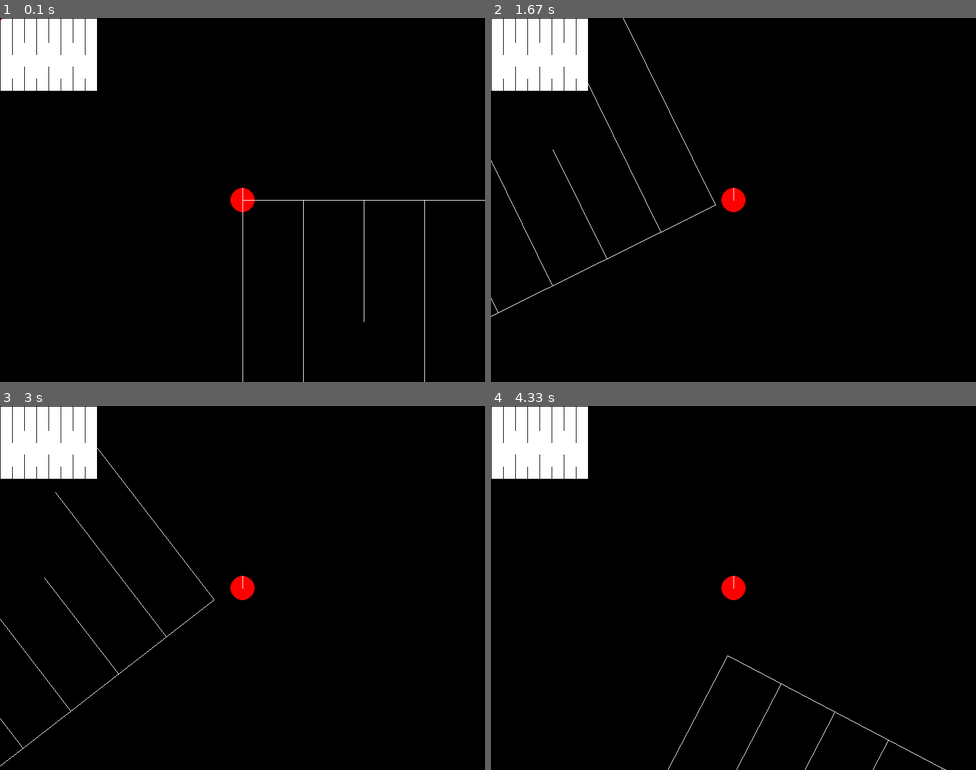
Above: before the commit, frames 1-4 (two rows, left to right).
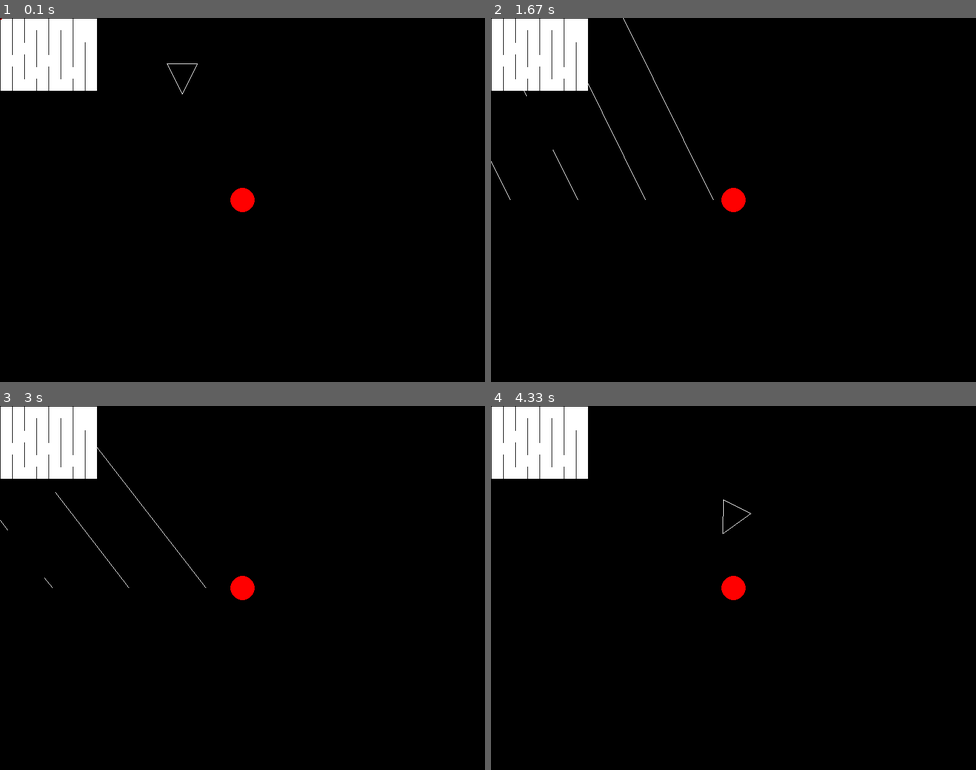
Above: after the commit, the same moments.

Repository: matia6170/Simple3dEngine
Game: pygame game, started from pygametest.py
The game is run twice, just before and just after one commit, with the same random seed, the same clock (stepped at 60 frames per second) and the same inputs.
Inputs:
- Up to frame 1 (0.1 s): no input
- Up to frame 2 (1.67 s): hold Right 0.33-0.8 s; hold Right 0.83-1.3 s; hold D 0.83-1.3 s; hold Left from 1.33 s (still down); hold A from 1.33 s (still down)
- Up to frame 3 (3 s): release Left at 1.87 s; release A at 1.87 s; hold Left 1.9-2.3 s; hold A 1.9-2.3 s; hold Right 2.33-2.97 s; hold D 2.33-2.97 s
- Up to frame 4 (4.33 s): hold Left 3-3.47 s; hold A 3-3.47 s; hold Right 3.5-3.97 s; hold D 3.5-3.97 s; hold Right from 4 s (still down); hold D from 4 s (still down)

The runs differ from the first frame. In frame 1, 0.4% of the frame differs, in the area x 2-100%, y 0-100%; in frame 2, 0.3%; in frame 3, 0.3%; in frame 4, 0.3%.

Commit message:
added clipping and minimap

Diff:
--- a/objects.py
+++ b/objects.py
@@ -3,7 +3,7 @@
 import pygame
 
 class Vector:
-    def __init__(self, x, y):
+    def __init__(self, x=0, y=0):
         self.x = x
         self.y = y
     def __str__(self):
@@ -22,6 +22,14 @@
         if not isinstance(scalar, (int)):
             raise TypeError("Unsupported operand type for *")
         return Point(self.x * scalar, self.y * scalar)
+    def set(self, x, y):
+        self.x = x
+        self.y = y
+    def set(self, other):
+        if not isinstance(other, Point):
+            raise TypeError("Unsupported operand type for set")
+        self.x = other.x
+        self.y = other.y
 
     def multiply(self, scalar):
         self.x *= scalar
@@ -73,7 +81,7 @@
 
 
 class Point(Vector):
-    def __init__(self, x, y):
+    def __init__(self, x=0, y=0):
         super().__init__(x, y)
     def angle(self):
         return atan2(self.y, self.x)
--- a/pygametest.py
+++ b/pygametest.py
@@ -35,25 +35,32 @@
     # Wall(Point(0, 100), Point(100, 100)),
     # Wall(Point(100, 100), Point(100, 0)),
     # Wall(Point(100, 0), Point(0, 0)),
-    # # Triangle
-    # Wall(Point(-100, -175), Point(-125, -225)),  # Top to bottom left
-    # Wall(Point(-125, -225), Point(-75, -225)),  # Bottom left to bottom right
-    # Wall(Point(-75, -225), Point(-100, -175))  # Bottom right to top
+    # Triangle
+    Wall(Point(-100, -175), Point(-125, -225)),  # Top to bottom left
+    Wall(Point(-125, -225), Point(-75, -225)),  # Bottom left to bottom right
+    Wall(Point(-75, -225), Point(-100, -175)),  # Bottom right to top
 
 
     # # Outer walls
-    # Wall(Point(0, 0), Point(0, 600)),
-    # Wall(Point(0, 600), Point(800, 600)),
-    # Wall(Point(800, 600), Point(800, 0)),
+    # Wall(Point(0, 0), Point(0, 800)),
+    # Wall(Point(0, 800), Point(800, 800)),
+    # Wall(Point(800, 800), Point(800, 0)),
     # Wall(Point(800, 0), Point(0, 0)),
     # # Maze walls
-    # Wall(Point(100, 0), Point(100, 500)),
-    # Wall(Point(200, 100), Point(200, 600)),
-    # Wall(Point(300, 0), Point(300, 500)),
-    # Wall(Point(400, 100), Point(400, 600)),
-    # Wall(Point(500, 0), Point(500, 500)),
-    # Wall(Point(600, 100), Point(600, 600)),
-    # Wall(Point(700, 0), Point(700, 500)),
+    # Wall(Point(100, 0), Point(100, 300)),
+    # Wall(Point(100, 500), Point(100, 800)),
+    # Wall(Point(200, 0), Point(200, 200)),
+    # Wall(Point(200, 400), Point(200, 800)),
+    # Wall(Point(300, 0), Point(300, 300)),
+    # Wall(Point(300, 500), Point(300, 800)),
+    # Wall(Point(400, 0), Point(400, 200)),
+    # Wall(Point(400, 400), Point(400, 800)),
+    # Wall(Point(500, 0), Point(500, 300)),
+    # Wall(Point(500, 500), Point(500, 800)),
+    # Wall(Point(600, 0), Point(600, 200)),
+    # Wall(Point(600, 400), Point(600, 800)),
+    # Wall(Point(700, 0), Point(700, 300)),
+    # Wall(Point(700, 500), Point(700, 800)),
     # Outer walls
     Wall(Point(0, 0), Point(0, 800)),
     Wall(Point(0, 800), Point(800, 800)),
@@ -61,20 +68,20 @@
     Wall(Point(800, 0), Point(0, 0)),
     # Maze walls
     Wall(Point(100, 0), Point(100, 300)),
-    Wall(Point(100, 500), Point(100, 800)),
+    Wall(Point(100, 400), Point(100, 800)),
     Wall(Point(200, 0), Point(200, 200)),
-    Wall(Point(200, 400), Point(200, 800)),
-    Wall(Point(300, 0), Point(300, 300)),
-    Wall(Point(300, 500), Point(300, 800)),
-    Wall(Point(400, 0), Point(400, 200)),
+    Wall(Point(200, 300), Point(200, 500)),
+    Wall(Point(200, 600), Point(200, 800)),
+    Wall(Point(300, 100), Point(300, 400)),
+    Wall(Point(300, 500), Point(300, 700)),
+    Wall(Point(400, 0), Point(400, 300)),
     Wall(Point(400, 400), Point(400, 800)),
-    Wall(Point(500, 0), Point(500, 300)),
-    Wall(Point(500, 500), Point(500, 800)),
-    Wall(Point(600, 0), Point(600, 200)),
-    Wall(Point(600, 400), Point(600, 800)),
-    Wall(Point(700, 0), Point(700, 300)),
-    Wall(Point(700, 500), Point(700, 800)),
-
+    Wall(Point(500, 100), Point(500, 500)),
+    Wall(Point(500, 600), Point(500, 800)),
+    Wall(Point(600, 0), Point(600, 400)),
+    Wall(Point(600, 500), Point(600, 800)),
+    Wall(Point(700, 200), Point(700, 600)),
+    Wall(Point(700, 700), Point(700, 800)),
 ]
 
 
@@ -97,16 +104,71 @@
     return transformed
 
 
-
-
-##### surface test
-
+def lerpWall(start, end, clipDepth):
+
+    top, bottom = Point(), Point()
+
+    # get top and bottom points
+    if start.y < clipDepth:
+        top = start
+        bottom = end
+    else:
+        top = end
+        bottom = start
+
+    # get total height
+    dy = bottom.y-top.y
+
+    # get proportions
+    proportion = (clipDepth - top.y) / dy
+
+    # get clip point depending on if top is on the left or right
+    if top.x > bottom.x:
+        clipX = top.x - (top.x - bottom.x) * proportion
+    else:
+        clipX = top.x + (bottom.x - top.x) * proportion
+
+    return Wall(top, Point(clipX, clipDepth))
+
+
+def findClipWalls(walls, clipDepth=0.1):
+    clipWalls = []
+
+    # set an offset for the clip depth
+    clipDepth = center_y - clipDepth
+
+    # loop through walls
+    for wall in walls:
+        # rotate the lines according so that it in a state right before rendering.
+        start = toScreen(wall.start)
+        end = toScreen(wall.end)
+
+        # Then, check if the lines are clipped or not.
+        if start.y < clipDepth and end.y < clipDepth:
+            # both are not clipped
+            clipWalls.append(Wall(start, end))
+        elif start.y > clipDepth and end.y > clipDepth:
+            # both are clipped
+            continue
+        else:
+            # one is clipped
+            clipWalls.append(lerpWall(start, end, clipDepth))
+
+    return clipWalls
+
+
+# surface test(MINIMAP)
 # Set up the surface
-surface = pygame.Surface((width//5, height//5))
-surface_scale = 0.2
-
-surface.fill((255,255, 255))
-
+
+surface_scale = 5 # put the denominator here
+def scaler(value):
+    return value//surface_scale
+
+surface = pygame.Surface((width//surface_scale, height//surface_scale))
+center = Point(width//(surface_scale*2), height//(surface_scale*2))
+
+
+surface.fill((255, 255, 255))
 
 
 def updateSurface():
@@ -115,39 +177,36 @@
     surface.fill((255, 255, 255))
 
     # Draw player
+    scaledPlayer = Point(scaler(player.pos.x), scaler(player.pos.y))
 
     draw.circle(surface, player.color,
-                (player.pos.x//5, player.pos.y//5), player.radius//5)
+                (scaledPlayer.x, scaledPlayer.y), scaler(player.radius))
     draw.line(surface, (0, 0, 0),
-              (player.pos.x//5, player.pos.y//5), (player.pos.x//5+10*cos(-player.rotation-math.pi/2), player.pos.y//5+10*sin(-player.rotation-math.pi/2)))
+              (scaledPlayer.x, scaledPlayer.y), (scaledPlayer.x+10*cos(-player.rotation-math.pi/2), scaledPlayer.y+10*sin(-player.rotation-math.pi/2)))
 
     # draw line
     for wall in walls:
-
+        scaledWall = Wall(Point(scaler(wall.start.x), scaler(wall.start.y)),
+                          Point(scaler(wall.end.x), scaler(wall.end.y)))
         draw.line(surface, (0, 0, 0),
-                  (wall.start.x//5, wall.start.y//5), (wall.end.x//5, wall.end.y//5))
-
-
-
-
-
+                  (scaledWall.start.x, scaledWall.start.y), (scaledWall.end.x, scaledWall.end.y))
 #####
+
 
 def updateScreen():
     global player
     # Clear the window
     window.fill((0, 0, 0))
 
-    # Draw player
-    playerPos = toScreen(player.pos)
-    draw.circle(window, player.color,
-                (playerPos.x, playerPos.y), player.radius)
-    draw.line(window, (255, 255, 255),
-              (playerPos.x, playerPos.y), (playerPos.x, playerPos.y-20))
+    # draw cicle in the cetner of the screen
+    draw.circle(window, (255, 0, 0), (center_x, center_y), 20)
+
+    # Find walls which clip
+    clipWalls = findClipWalls(walls)
 
     # draw line
-    for wall in walls:
-        w = Wall(toScreen(wall.start), toScreen(wall.end))
+    for wall in clipWalls:
+        w = Wall((wall.start), (wall.end))
         draw.line(window, (255, 255, 255),
                   (w.start.x, w.start.y), (w.end.x, w.end.y))
 
